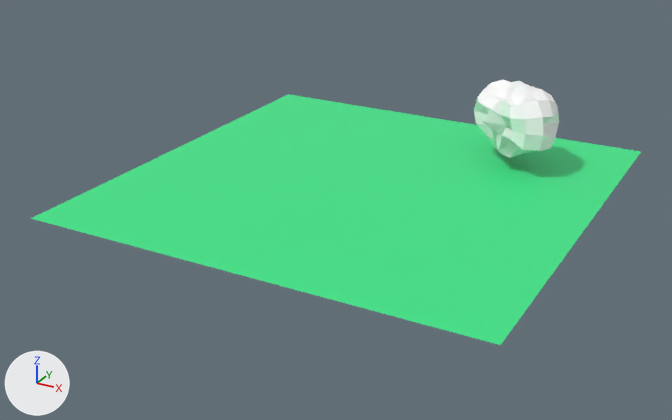
A saved change to the glTF model public/assets/models/main/scene.gltf.
Before and after are seen from a 50 mm lens placed at (38.7, -75.8, 34.3), pointed at (-1.6, -2.5, -2.4). The lights are fixed; the arrows at lower left show +X, +Y and +Z. Where no turn or scale is listed for an object, it has been applied to the vertices. Vertices at the same position are counted once.

Objects in the first picture: 'Cloud', 'Plane'.
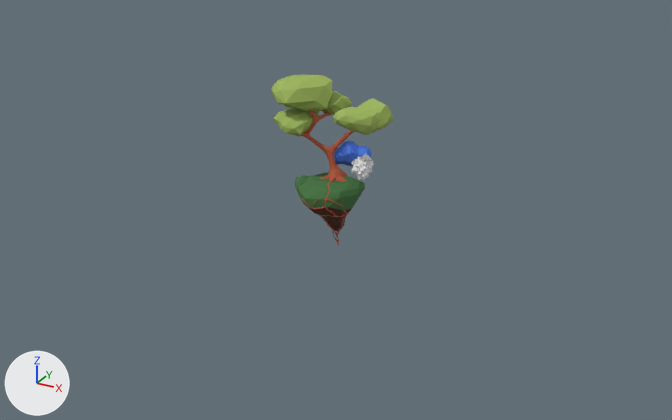
Changed parts and their boxes [x1, y1, x2, y2] in the pictures (672 x 420 px; the box of a moved part takes in the faces that stretch with it):
'Plane', deleted (green)
    before: [31, 94, 641, 345]
'Flying Island', added (green)
    after: [271, 75, 394, 245]
'Cloud', reshaped, moved, turned, rescaled
    before: [474, 80, 559, 158]
    after: [334, 140, 372, 166]
'Cube', added
    after: [351, 153, 374, 180]
part 1 of me_cube_003, moved or reshaped
    before: [474, 80, 559, 158]
    after: [334, 140, 372, 166]

What changed in the scene script:
```text
Add img_material_004_basecolor:
    img_material_004_basecolor = load_image('Material.004_baseColor', 'Material_004_baseColor.png', 16, 16, 'sRGB')
Add mat_cloudmaterial:
    mat_cloudmaterial = principled_material('CloudMaterial')
    mat_cloudmaterial.base_color = (0.112, 0.275, 1.0)  # blue #5e8fff
    mat_cloudmaterial.metallic = 0.752
    mat_cloudmaterial.roughness = 0.6
Add mat_material_004:
    mat_material_004 = principled_material('Material.004')
    mat_material_004.texture = img_material_004_basecolor
    mat_material_004.roughness = 0.821
Change me_cube_003:
    used by ob_cloud; location = (12.68, 10.84, 4.81); rotation_euler = (0.0, 0.0, 0.792), in degrees (0, 0, 45); scale = (2.92, 2.92, 2.92)
    remove me_cube_003.from_pydata(...)  # 98 vertices, 192 faces; spans x -1.34..1.34, y -1.22..2.49, z -1.34..1.34
    remove me_cube_003.materials.append(mat_material_001)  # white #ffffff
    add me_cube_003.from_pydata(...)  # 72 vertices, 140 faces; spans x -2.69..2.49, y -1.91..1.09, z -1.16..1.16
    me_cube_003 part 1: the whole mesh is rebuilt
    me_cube_003 part 2: the surface is now shaded flat
    add me_cube_003.materials.append(mat_cloudmaterial)  # blue #5e8fff
Add me_cube:
    me_cube.from_pydata(...)  # 386 vertices, 768 faces; spans x -1.19..1.08, y -1.06..1.14, z -1.16..1.2
    me_cube.materials.append(mat_material_001)  # white #ffffff
Add me_icosphere_001_material_004_0:
    me_icosphere_001_material_004_0.from_pydata(...)  # 1587 vertices, 3243 faces; spans x -6.7..5.3, y -3.1..5.5, z 0.3..17.8
    me_icosphere_001_material_004_0.materials.append(mat_material_004)  # picture img_material_004_basecolor
Change ob_cloud:
    ob_cloud.location: (12.68, 10.84, 4.81) -> (-2.99, 3.23, 1.1)
    ob_cloud.rotation_euler: (0.0, 0.0, 0.792) -> (-1.571, 0.0, 0.615)  # degrees (0, 0, 45) -> degrees (-90, 0, 35)
    ob_cloud.scale: (2.92, 2.92, 2.92) -> (0.865, 0.865, 0.865)
Remove ob_plane:
    ob_plane = bpy.data.objects.new('Plane', me_plane_003)
    ob_plane.location = (0.0, 0.0, 0.0)
Add ob_cube:
    ob_cube = bpy.data.objects.new('Cube', me_cube)
    ob_cube.location = (0.0, 0.0, 1.62)
Add ob_flying_island:
    ob_flying_island = bpy.data.objects.new('Flying Island', me_icosphere_001_material_004_0)
    ob_flying_island.location = (-3.41, -0.15, -8.19)
```
